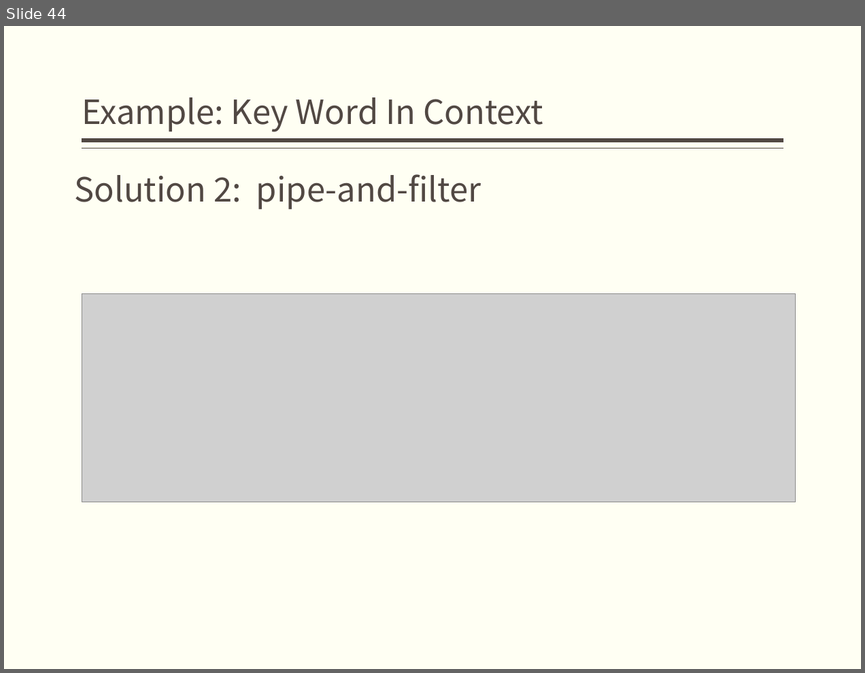
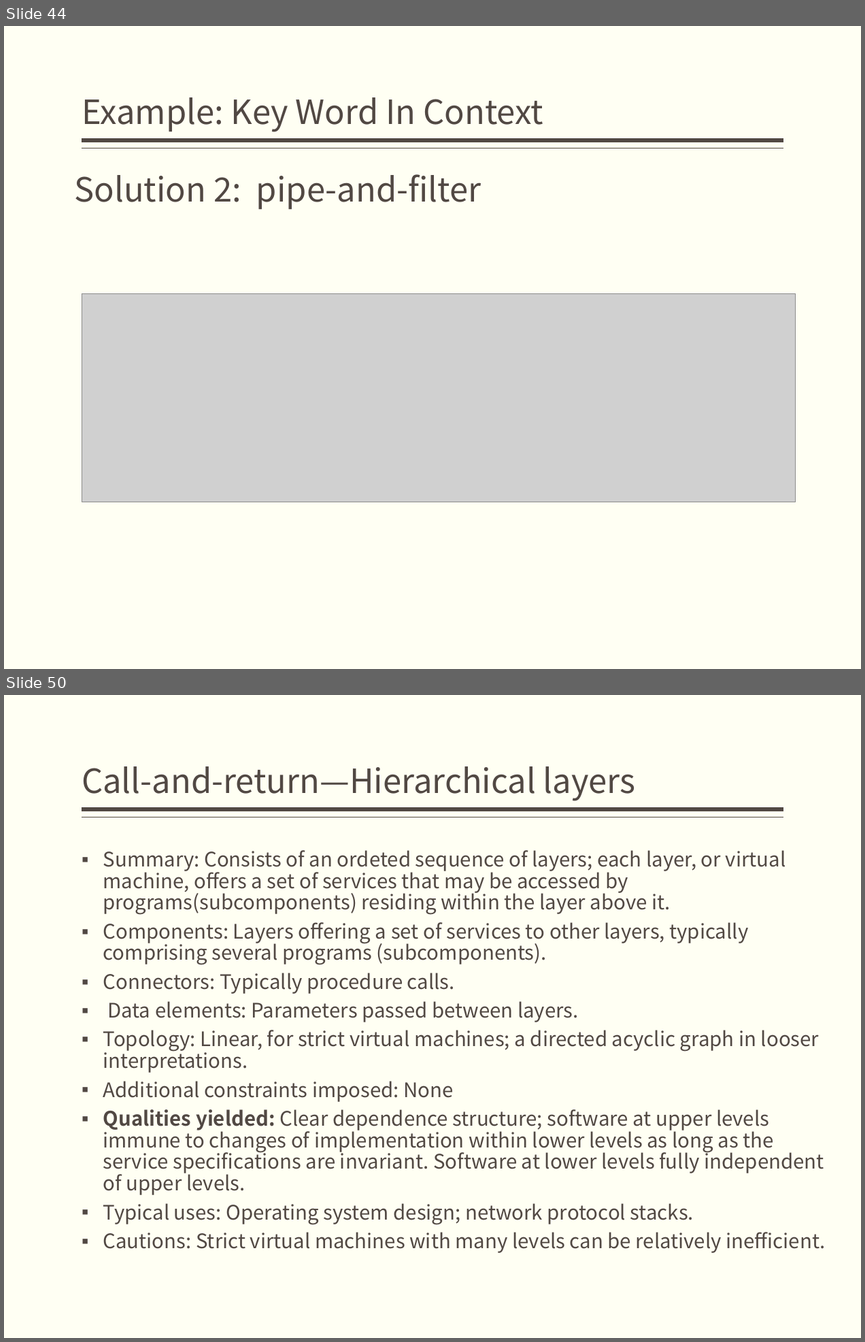
Before and after one commit to bonkboykz/jz81.github.io, a slide deck: course/sa/LectureNotes/(Spring2018)Lecture2.pptx. Shown one above the other, each under a label of ours: slide 44 before the commit, slides 44 and 50 after it; the slides between them are not shown. The pictures are 865x673 and 865x1342 pixels, drawn with LibreOffice and Linux fonts; fonts in the diff are those of the drawing; grey boxes stand for pictures. Boxes give left, top, right and bottom in pixels: in the first picture for what was removed or moved away, otherwise in the second. Text is boxed around its words. In the diff, an @@ line names an element or a change of style, - is before the commit and + after.

```diff
--- a/course/sa/LectureNotes/(Spring2018)Lecture2.pptx
+++ b/course/sa/LectureNotes/(Spring2018)Lecture2.pptx
@@ slide 50 added at (x1=4, y1=695, x2=861, y2=1338), background #FFFFF3; not listed: 2 template elements that a slide beside it also shows @@
@@ title added at (x1=82, y1=766, x2=636, y2=801), 28 pt, text #514843 @@
+Call-and-return—Hierarchical layers
@@ text added at (x1=103, y1=850, x2=825, y2=1253), 16.8 pt, text #514843 @@
+▪ Summary: Consists of an ordeted sequence of layers; each layer, or virtual machine, offers a set of services that may be accessed by programs(subcomponents) residing within the layer above it.
+▪ Components: Layers offering a set of services to other layers, typically comprising several programs (subcomponents).
+▪ Connectors: Typically procedure calls.
+▪ Data elements: Parameters passed between layers.
+▪ Topology: Linear, for strict virtual machines; a directed acyclic graph in looser interpretations.
+▪ Additional constraints imposed: None
+▪ Qualities yielded: Clear dependence structure; software at upper levels immune to changes of implementation within lower levels as long as the service specifications are invariant. Software at lower levels fully independent of upper levels.
+▪ Typical uses: Operating system design; network protocol stacks.
+▪ Cautions: Strict virtual machines with many levels can be relatively inefficient.
```
Also in this commit, not shown: 2 slides changed, 5 other slides added, 1 other file.
